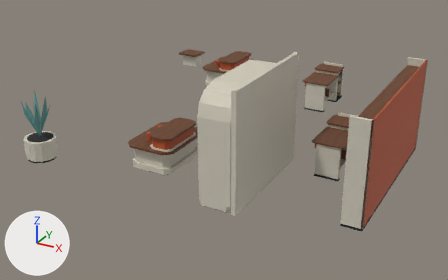
One commit to the glTF model external_packages/shopping_promenade_20261009/exports/SHOP_D09_P72_F158__fitout.glb: the scene before it, then after it.
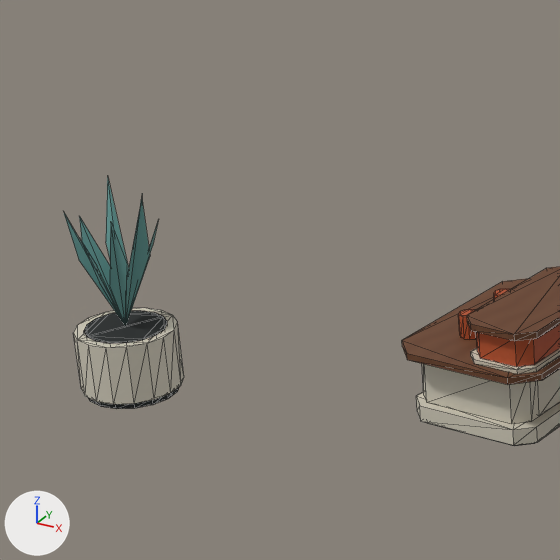
There are two pictures of each version: one whole from a 50 mm camera at (8.32, -15.96, 7.29) aimed at (0.1, -1.02, -0.18), one close up on the part from 0% to 40% of the width and 12% to 76% of the height. Every picture has the same lights, and +X, +Y and +Z are marked at lower left. The older version's two pictures come first. The close-ups show mesh edges as thin lines. Vertices at exactly the same position are counted once.

Names of what the first close-up shows: 'SHOP_D09_P72_F158__fitout__dark_rubber', 'SHOP_D09_P72_F158__fitout__ivory_enamel', 'SHOP_D09_P72_F158__fitout__quiet_teal', 'SHOP_D09_P72_F158__fitout__retail_terracotta_enamel', 'SHOP_D09_P72_F158__fitout__warm_walnut'.
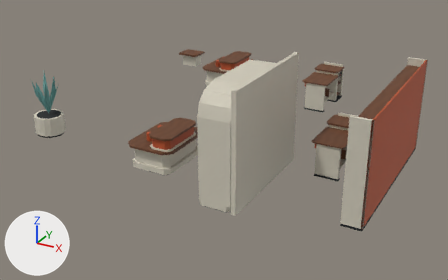
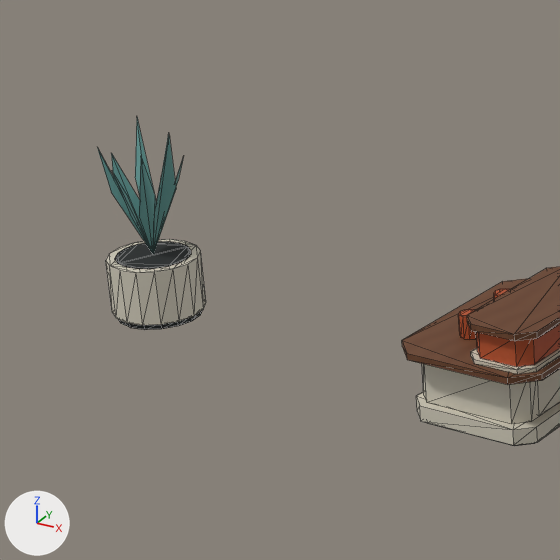
Boxes [x1, y1, x2, y2] around the edits, measured in the close-ups (560 x 560 px; the box of a moved part takes in the faces that stretch with it):
'SHOP_D09_P72_F158__fitout__ivory_enamel', reshaped
    before: [73, 308, 560, 445]
    after: [106, 239, 560, 445]
'SHOP_D09_P72_F158__fitout__quiet_teal', moved
    before: [63, 177, 158, 326]
    after: [98, 118, 183, 254]
'SHOP_D09_P72_F158__fitout__dark_rubber', reshaped
    before: [84, 311, 534, 446]
    after: [115, 241, 534, 446]
part 1 of me_shop_d09_p72_f158__fitout__dark_rubber, moved or reshaped
    before: [88, 386, 180, 409]
    after: [118, 311, 202, 330]
part 2 of me_shop_d09_p72_f158__fitout__dark_rubber, moved or reshaped
    before: [84, 311, 167, 344]
    after: [115, 241, 191, 269]
part 3 of me_shop_d09_p72_f158__fitout__ivory_enamel, moved or reshaped
    before: [73, 308, 184, 404]
    after: [106, 239, 206, 325]

Patch to the scene script:
```diff
--- a/external_packages/shopping_promenade_20261009/exports/SHOP_D09_P72_F158__fitout.glb.py
+++ b/external_packages/shopping_promenade_20261009/exports/SHOP_D09_P72_F158__fitout.glb.py
@@ me_shop_d09_p72_f158__fitout__dark_rubber @@
 # used by ob_shop_d09_p72_f158__fitout__dark_rubber; location = (0.0, 0.0, 0.0)
-me_shop_d09_p72_f158__fitout__dark_rubber.from_pydata(...)  # 260 vertices, 448 faces; spans x -3.9..5.35, y -5.2..4.21, z 0.0..2.49
+me_shop_d09_p72_f158__fitout__dark_rubber.from_pydata(...)  # 260 vertices, 448 faces; spans x -4.9..5.35, y -5.0..4.21, z 0.0..2.49
+# me_shop_d09_p72_f158__fitout__dark_rubber part 1: the loose piece of 32 vertices spanning x -3.9..-3.1, y -5.2..-4.4, z 0.0..0.06 is moved by (-1.0, 1.4, 0.0)
+# me_shop_d09_p72_f158__fitout__dark_rubber part 2: the loose piece of 32 vertices spanning x -3.85..-3.15, y -5.15..-4.45, z 0.56..0.6 is moved by (-1.0, 1.4, 0.0)
 me_shop_d09_p72_f158__fitout__dark_rubber.materials.append(mat_astraea_dark_rubber)
@@ me_shop_d09_p72_f158__fitout__ivory_enamel @@
 # used by ob_shop_d09_p72_f158__fitout__ivory_enamel; location = (0.0, 0.0, 0.0)
-me_shop_d09_p72_f158__fitout__ivory_enamel.from_pydata(...)  # 372 vertices, 674 faces; spans x -4.8..5.35, y -5.24..4.9, z 0.0..3.0
+me_shop_d09_p72_f158__fitout__ivory_enamel.from_pydata(...)  # 372 vertices, 674 faces; spans x -4.93..5.35, y -5.05..4.9, z 0.0..3.0
+# me_shop_d09_p72_f158__fitout__ivory_enamel part 3: the loose piece of 32 vertices spanning x -3.93..-3.07, y -5.24..-4.36, z 0.06..0.59 is moved by (-1.0, 1.4, 0.0)
 me_shop_d09_p72_f158__fitout__ivory_enamel.materials.append(mat_astraea_ivory_enamel)
@@ me_shop_d09_p72_f158__fitout__quiet_teal @@
 # used by ob_shop_d09_p72_f158__fitout__quiet_teal; location = (0.0, 0.0, 0.0)
-me_shop_d09_p72_f158__fitout__quiet_teal.from_pydata(...)  # 25 vertices, 16 faces; spans x -3.88..-3.12, y -5.18..-4.42, z 0.6..1.85
+me_shop_d09_p72_f158__fitout__quiet_teal.from_pydata(...)  # 25 vertices, 16 faces; spans x -4.88..-4.12, y -3.78..-3.02, z 0.6..1.85
+# me_shop_d09_p72_f158__fitout__quiet_teal part 4: the whole mesh is moved by (-1.0, 1.4, 0.0)
 me_shop_d09_p72_f158__fitout__quiet_teal.materials.append(mat_quiet_teal)
```
